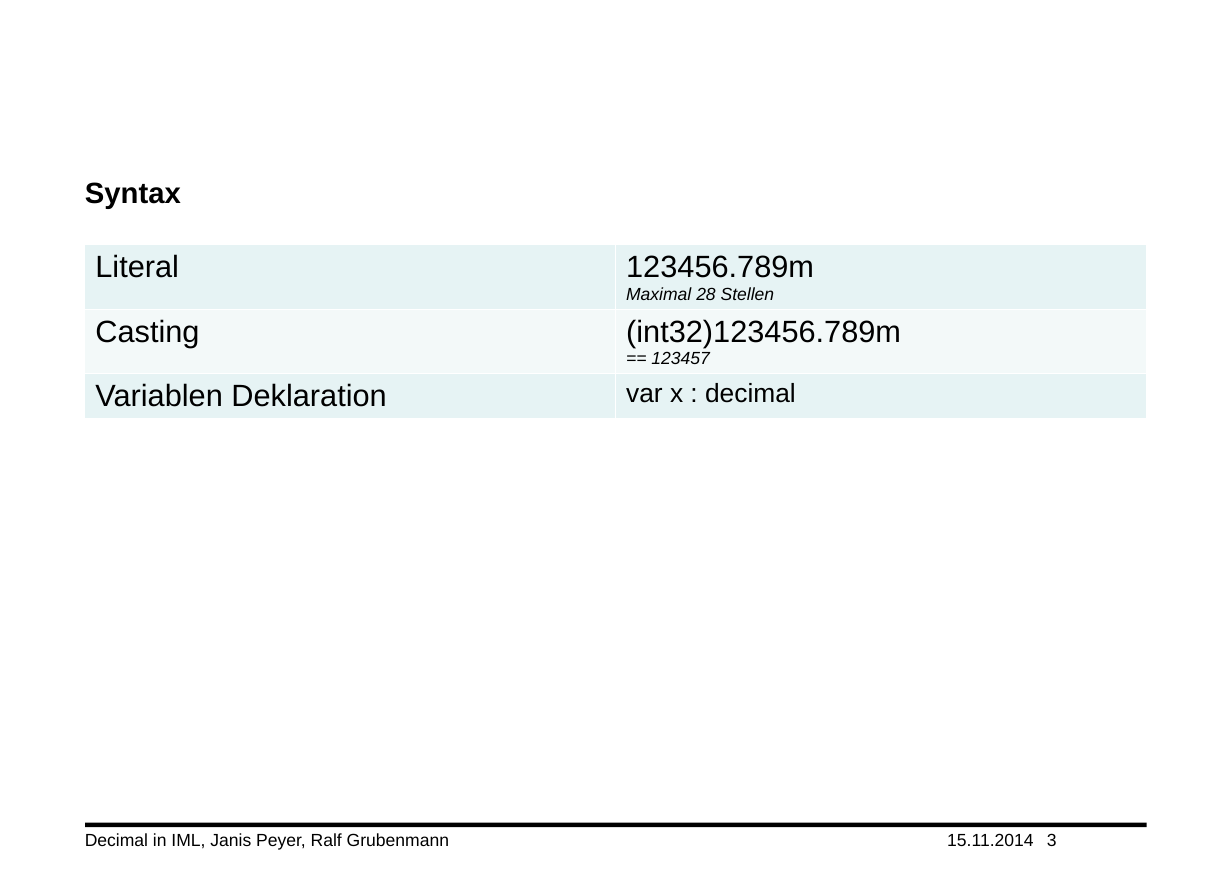
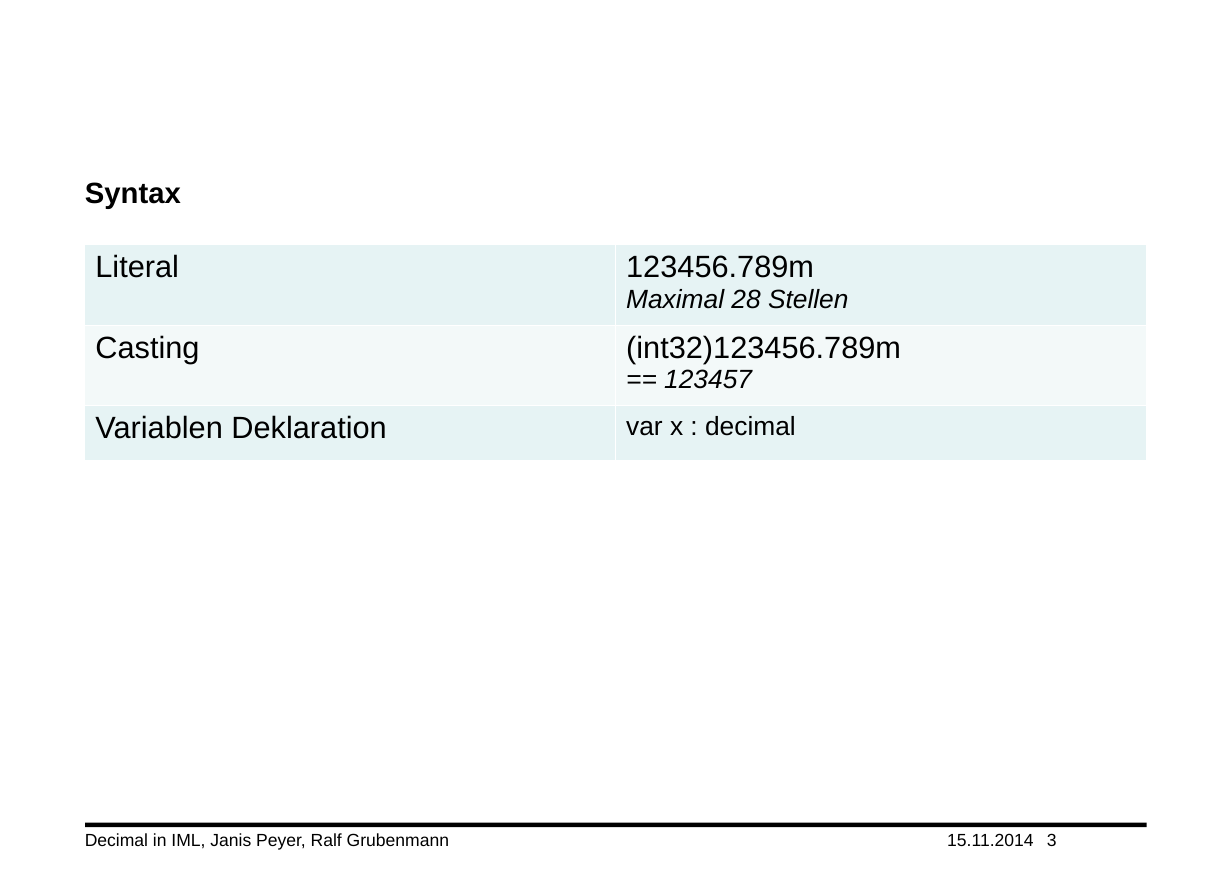
Before and after one commit to TheJP/cpib, a slide deck: slide 3 of Documents/Decimal Datentyp in IML.pptx. Drawn at 1232x871 pixels with LibreOffice and Linux fonts; fonts in the diff are those of the drawing; background and template pictures are left out. Boxes give left, top, right and bottom in pixels: in the first picture for what was removed or moved away, otherwise in the second. Text is boxed around its words. In the diff, an @@ line names an element or a change of style, - is before the commit and + after.

```diff
--- a/Documents/Decimal Datentyp in IML.pptx
+++ b/Documents/Decimal Datentyp in IML.pptx
@@ table at box(85, 245, 1148, 461) @@
@@ size 12 to 18 pt in "Maximal 28 Stellen", "== 123457" @@
```
Also in this commit, not shown: 2 other slides changed, 2 other files.
